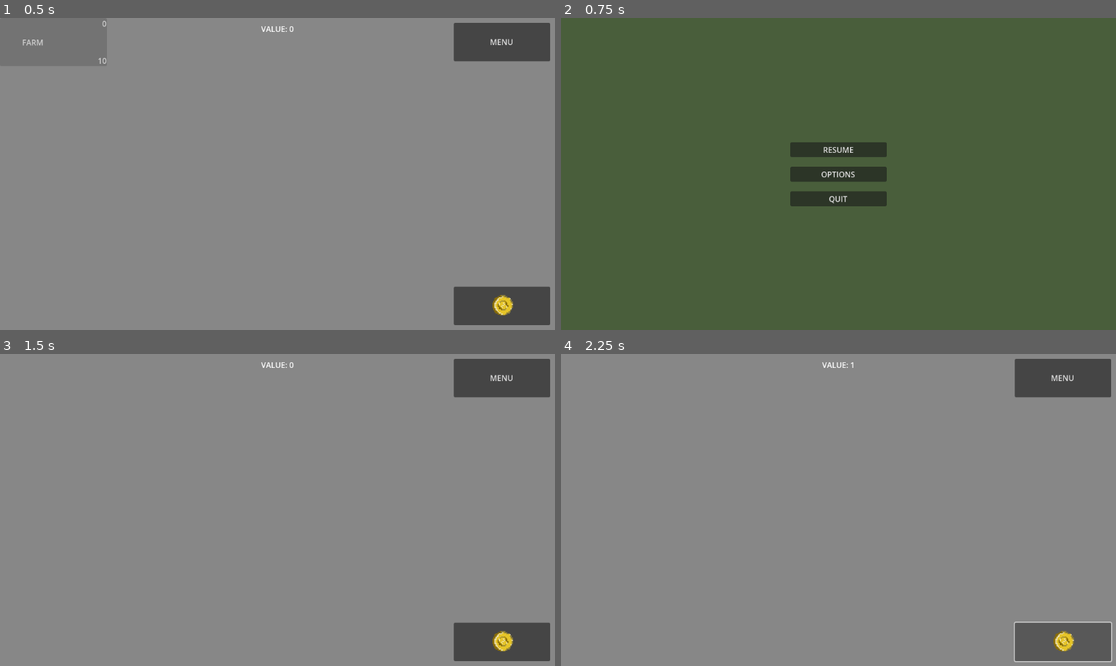
Above: before the commit, frames 1-4 (two rows, left to right).
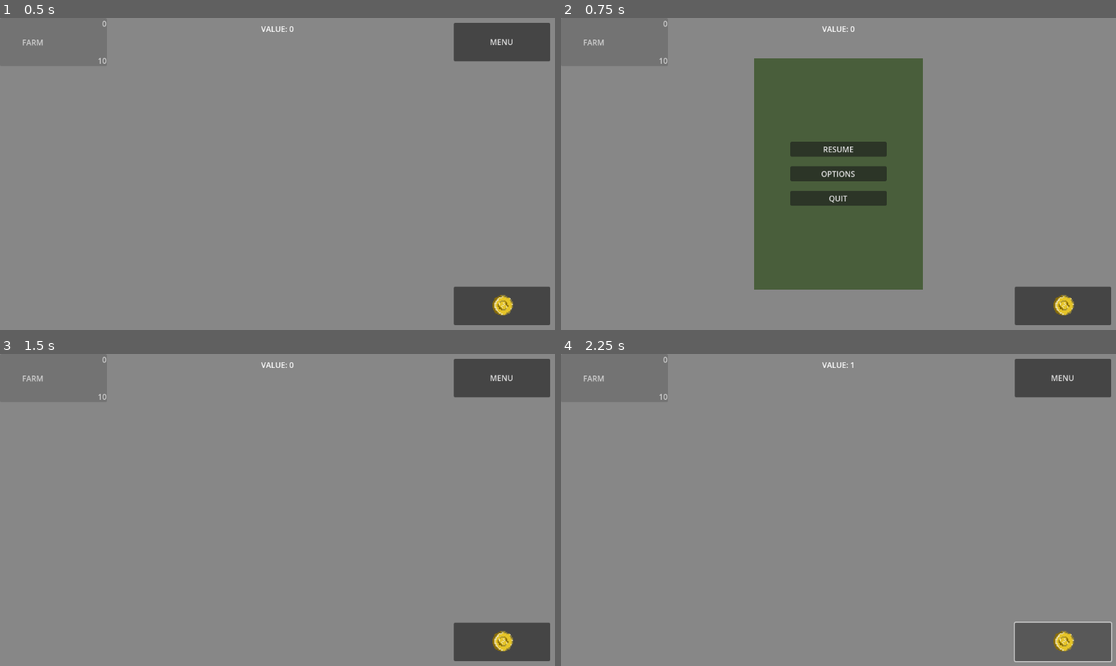
Above: after the commit, the same moments.

Repository: kakraatz/clicker-game
Game: Godot game, scene res://scenes/game.tscn
The game is run twice, just before and just after one commit, with the same random seed, the same clock (stepped at 60 frames per second) and the same inputs.
Inputs (mouse positions are in pixels of both pictures, inside the frame that each line leads up to):
- Up to frame 1 (0.5 s): no input
- Up to frame 2 (0.75 s): click "MENU" at 0.5 s
- Up to frame 3 (1.5 s): click "RESUME" at 1.25 s
- Up to frame 4 (2.25 s): click (1060, 641) at 2 s

Frame 1 is identical in both runs. In frame 2, 78% of the frame differs, in the area x 0-100%, y 0-100%; in frame 3, less than 0.1%; in frame 4, less than 0.1%.

Commit message:
Starting to work on options
Got basic sound sliders working

Diff:
--- /dev/null
+++ b/default_bus_layout.tres
@@ -0,0 +1,15 @@
+[gd_resource type="AudioBusLayout" format=3 uid="uid://dshfloi5c48hx"]
+
+[resource]
+bus/1/name = &"SFX"
+bus/1/solo = false
+bus/1/mute = false
+bus/1/bypass_fx = false
+bus/1/volume_db = 0.0
+bus/1/send = &"Master"
+bus/2/name = &"Music"
+bus/2/solo = false
+bus/2/mute = false
+bus/2/bypass_fx = false
+bus/2/volume_db = 0.0
+bus/2/send = &"Master"
--- a/global_scripts/audio_manager.gd
+++ b/global_scripts/audio_manager.gd
@@ -2,6 +2,10 @@
 
 var buildingButtonAudioStreamPlayer: AudioStreamPlayer
 var generateButtonAudioStreamPlayer: AudioStreamPlayer
+
+signal master_bus_volume_changed_signal
+signal sfx_bus_volume_changed_signal
+signal music_bus_volume_changed_signal
 
 func createAudioStreamPlayers():
 	var audioStreamPlayerArray = []
@@ -31,3 +35,15 @@
 
 func on_generate_button_pressed():
 	generateButtonAudioStreamPlayer.play(0.0)
+
+func change_master_audio_bus_volume(volume: float):
+	var master_bus_index: int =  AudioServer.get_bus_index("Master")
+	AudioServer.set_bus_volume_db(master_bus_index, linear_to_db(volume))
+
+func change_sfx_audio_bus_volume(volume: float):
+	var sfx_bus_index: int =  AudioServer.get_bus_index("SFX")
+	AudioServer.set_bus_volume_db(sfx_bus_index, linear_to_db(volume))
+
+func change_music_audio_bus_volume(volume: float):
+	var music_bus_index: int =  AudioServer.get_bus_index("Music")
+	AudioServer.set_bus_volume_db(music_bus_index, linear_to_db(volume))
--- a/scenes/BuildingManger.tscn
+++ b/scenes/BuildingManager.tscn
@@ -1,6 +1,6 @@
 [gd_scene load_steps=2 format=3 uid="uid://btxgpjbgcw4lp"]
 
-[ext_resource type="Script" uid="uid://023aw2y6vbht" path="res://scenes/building_manger.gd" id="1_5dmtu"]
+[ext_resource type="Script" uid="uid://023aw2y6vbht" path="res://scenes/building_manager.gd" id="1_5dmtu"]
 
 [node name="BuildingManger" type="Node"]
 script = ExtResource("1_5dmtu")
--- a/scenes/game.gd
+++ b/scenes/game.gd
@@ -1,4 +1,5 @@
 extends Node
+class_name Game
 
 signal quit_signal
 
@@ -6,7 +7,9 @@
 @onready var game_control_node: Control = $"."
 @onready var gold_value_label: Label = $ValueControl/Current_Value_Label
 @onready var menu_scene: PackedScene = preload("res://scenes/menu.tscn")
-@onready var building_manager_node: BuildingManager = $BuildingManger
+@onready var building_manager_node: BuildingManager = $BuildingManager
+@onready var menu_control: Control = $MenuControl
+@onready var menu_button_control: Control = $MenuButtonControl
 
 var flat_multiplier = 1.32
 var game_state_resource: GameStateTemplate = preload("res://resources/totals/game_state_resource.tres")
@@ -20,6 +23,7 @@
 	if !game_state_resource:
 		game_state_resource = preload("res://resources/totals/game_state_resource.tres")
 	quit_signal.connect(quitGame)
+
 	building_manager_node.connect("toggleVisibilitySignal", Callable(building_manager_node ,"toggleVisibilitySignal"))
 	cycle_interval.timeout.connect(run_tick)
 
@@ -46,21 +50,30 @@
 	var current_gold = game_state_resource.current_gold
 	game_state_resource.current_gold = current_gold + game_state_resource.current_tick_increment_value
 
-func toggle_building_ui_visability() -> void:
-	if game_control_node:
-		building_manager_node.emit_signal("toggleVisibilitySignal")
+func toggle_menu_button_visability() -> void:
+	if menu_button_control:
+		if menu_button_control.visible:
+			menu_button_control.visible = false
+		else:
+			menu_button_control.visible = true
 	else:
-		print('no node')
+		printerr('no menu control')
 
 func _on_menu_button_pressed() -> void:
 	if game_control_node:
-		toggle_building_ui_visability()
+		#toggle_building_ui_visability()
 		var menu = menu_scene.instantiate()
 		menu.game_started = true
 		menu.connect("quit_signal", quitGame)
-		game_control_node.add_child(menu)
+		menu.connect("resume_signal", resume_game)
+		if menu_control:
+			menu_control.add_child(menu)
+			toggle_menu_button_visability()
 	else:
-		print('no node')
+		printerr('no menu node')
+
+func resume_game():
+	toggle_menu_button_visability()
 
 func quitGame():
 	FileManager.save_game_state()
--- a/scenes/game.tscn
+++ b/scenes/game.tscn
@@ -1,7 +1,7 @@
 [gd_scene load_steps=4 format=3 uid="uid://ksm4jt1h5xce"]
 
 [ext_resource type="Script" uid="uid://delqcrtlseoea" path="res://scenes/game.gd" id="1_uwrxv"]
-[ext_resource type="PackedScene" uid="uid://btxgpjbgcw4lp" path="res://scenes/BuildingManger.tscn" id="2_yqjtg"]
+[ext_resource type="PackedScene" uid="uid://btxgpjbgcw4lp" path="res://scenes/BuildingManager.tscn" id="2_yqjtg"]
 [ext_resource type="Texture2D" uid="uid://bm488ro4ql6db" path="res://assets/sprites/gold_coin.png" id="3_lnu2h"]
 
 [node name="Game" type="Control"]
@@ -13,7 +13,7 @@
 grow_vertical = 2
 script = ExtResource("1_uwrxv")
 
-[node name="BuildingManger" parent="." instance=ExtResource("2_yqjtg")]
+[node name="BuildingManager" parent="." instance=ExtResource("2_yqjtg")]
 
 [node name="ColorRect" type="ColorRect" parent="."]
 layout_mode = 1
@@ -27,7 +27,7 @@
 [node name="Cycle_Interval" type="Timer" parent="."]
 autostart = true
 
-[node name="MenuControl" type="Control" parent="."]
+[node name="MenuButtonControl" type="Control" parent="."]
 custom_minimum_size = Vector2(220, 100)
 layout_mode = 1
 anchors_preset = 1
@@ -37,7 +37,7 @@
 offset_bottom = 100.0
 grow_horizontal = 0
 
-[node name="MenuButton" type="Button" parent="MenuControl"]
+[node name="MenuButton" type="Button" parent="MenuButtonControl"]
 layout_mode = 1
 anchors_preset = 8
 anchor_left = 0.5
@@ -109,6 +109,20 @@
 text = "Value: "
 horizontal_alignment = 1
 
-[connection signal="toggleVisibilitySignal" from="BuildingManger" to="." method="_on_building_manger_toggle_visibility_signal"]
-[connection signal="pressed" from="MenuControl/MenuButton" to="." method="_on_menu_button_pressed"]
+[node name="MenuControl" type="Control" parent="."]
+custom_minimum_size = Vector2(350, 350)
+layout_mode = 1
+anchor_left = 0.5
+anchor_top = 0.4
+anchor_right = 0.5
+anchor_bottom = 0.6
+offset_left = -175.0
+offset_top = -175.0
+offset_right = 175.0
+offset_bottom = 175.0
+grow_horizontal = 2
+grow_vertical = 2
+
+[connection signal="toggleVisibilitySignal" from="BuildingManager" to="." method="_on_building_manger_toggle_visibility_signal"]
+[connection signal="pressed" from="MenuButtonControl/MenuButton" to="." method="_on_menu_button_pressed"]
 [connection signal="pressed" from="GenerateControl/GenerateButton" to="." method="_on_generate_value_button_pressed"]
--- a/scenes/menu.gd
+++ b/scenes/menu.gd
@@ -3,28 +3,29 @@
 class_name GameMenu
 
 signal quit_signal
+signal resume_signal
 
-@onready var startButton = $Button_Manager/GridContainer/Start_Button
+@onready var options_menu_scene: PackedScene = preload("res://scenes/option_menu.tscn")
+@onready var menu_scene: GameMenu = $"."
+
 var game_started = false
 
 # Called when the node enters the scene tree for the first time.
 func _ready() -> void:
-	if game_started:
-		startButton.text = 'RESUME'
+	pass
 
 # Called every frame. 'delta' is the elapsed time since the previous frame.
 func _process(delta: float) -> void:
 	pass
 
-func _on_start_button_pressed() -> void:
-	if (!game_started):
-		get_tree().change_scene_to_file("res://scenes/game.tscn")
-	else:
-		queue_free()
-
 func _on_options_button_pressed() -> void:
-	pass # Replace with function body.
+	var options_menu_scene_instance = options_menu_scene.instantiate()
+	menu_scene.add_child(options_menu_scene_instance)
 
 func _on_quit_button_pressed() -> void:
 	quit_signal.emit()
 	get_tree().quit()
+
+func _on_resume_button_pressed() -> void:
+	resume_signal.emit()
+	queue_free()
--- a/scenes/menu.tscn
+++ b/scenes/menu.tscn
@@ -45,10 +45,10 @@
 theme_override_constants/h_separation = 9
 theme_override_constants/v_separation = 20
 
-[node name="Start_Button" type="Button" parent="Button_Manager/GridContainer"]
+[node name="Resume_Button" type="Button" parent="Button_Manager/GridContainer"]
 layout_mode = 2
 size_flags_horizontal = 3
-text = "START"
+text = "RESUME"
 
 [node name="Options_Button" type="Button" parent="Button_Manager/GridContainer"]
 layout_mode = 2
@@ -60,6 +60,6 @@
 size_flags_horizontal = 3
 text = "QUIT"
 
-[connection signal="pressed" from="Button_Manager/GridContainer/Start_Button" to="." method="_on_start_button_pressed"]
+[connection signal="pressed" from="Button_Manager/GridContainer/Resume_Button" to="." method="_on_resume_button_pressed"]
 [connection signal="pressed" from="Button_Manager/GridContainer/Options_Button" to="." method="_on_options_button_pressed"]
 [connection signal="pressed" from="Button_Manager/GridContainer/Quit_Button" to="." method="_on_quit_button_pressed"]
--- /dev/null
+++ b/scenes/option_menu.gd
@@ -0,0 +1,17 @@
+extends Control
+class_name OptionMenu
+
+func _ready() -> void:
+	AudioManager.connect("master_bus_volume_changed_signal", Callable(AudioManager ,"change_master_audio_bus_volume"))
+
+func _on_master_volume_slider_value_changed(value: float) -> void:
+	AudioManager.master_bus_volume_changed_signal.emit(value)
+
+func _on_sfx_volume_slider_value_changed(value: float) -> void:
+	AudioManager.sfx_bus_volume_changed_signal.emit(value)
+
+func _on_music_volume_slider_value_changed(value: float) -> void:
+	AudioManager.music_bus_volume_changed_signal.emit(value)
+
+func _on_back_button_pressed() -> void:
+	queue_free()
--- /dev/null
+++ b/scenes/option_menu.tscn
@@ -0,0 +1,133 @@
+[gd_scene load_steps=2 format=3 uid="uid://d0d8cs50ylgei"]
+
+[ext_resource type="Script" uid="uid://dkanoyb1hbqfb" path="res://scenes/option_menu.gd" id="1_hecwe"]
+
+[node name="OptionMenu" type="Control"]
+layout_mode = 3
+anchors_preset = 15
+anchor_right = 1.0
+anchor_bottom = 1.0
+grow_horizontal = 2
+grow_vertical = 2
+script = ExtResource("1_hecwe")
+
+[node name="ColorRect" type="ColorRect" parent="."]
+layout_mode = 1
+anchors_preset = 15
+anchor_right = 1.0
+anchor_bottom = 1.0
+grow_horizontal = 2
+grow_vertical = 2
+color = Color(0.50752926, 0.31034768, 0.17799294, 1)
+
+[node name="OptionsButtonControl" type="Control" parent="."]
+layout_mode = 1
+anchors_preset = 15
+anchor_right = 1.0
+anchor_bottom = 1.0
+grow_horizontal = 2
+grow_vertical = 2
+
+[node name="ScrollContainer" type="ScrollContainer" parent="OptionsButtonControl"]
+custom_minimum_size = Vector2(300, 0)
+layout_mode = 1
+anchors_preset = 13
+anchor_left = 0.5
+anchor_right = 0.5
+anchor_bottom = 1.0
+grow_horizontal = 2
+grow_vertical = 2
+
+[node name="MarginContainer" type="MarginContainer" parent="OptionsButtonControl/ScrollContainer"]
+layout_mode = 2
+size_flags_horizontal = 3
+size_flags_vertical = 3
+theme_override_constants/margin_top = 20
+theme_override_constants/margin_bottom = 20
+
+[node name="VBoxContainer" type="VBoxContainer" parent="OptionsButtonControl/ScrollContainer/MarginContainer"]
+layout_mode = 2
+size_flags_horizontal = 3
+size_flags_vertical = 3
+theme_override_constants/separation = 20
+
+[node name="MasterVolumeControl" type="Control" parent="OptionsButtonControl/ScrollContainer/MarginContainer/VBoxContainer"]
+custom_minimum_size = Vector2(0, 50)
+layout_mode = 2
+
+[node name="MasterVolumeSliderLabel" type="Label" parent="OptionsButtonControl/ScrollContainer/MarginContainer/VBoxContainer/MasterVolumeControl"]
+layout_mode = 1
+offset_right = 134.0
+offset_bottom = 23.0
+text = "MASTER VOLUME"
+
+[node name="MasterVolumeSlider" type="HSlider" parent="OptionsButtonControl/ScrollContainer/MarginContainer/VBoxContainer/MasterVolumeControl"]
+layout_mode = 1
+anchors_preset = 12
+anchor_top = 1.0
+anchor_right = 1.0
+anchor_bottom = 1.0
+offset_top = -16.0
+grow_horizontal = 2
+grow_vertical = 0
+tooltip_text = "Master Volume Setting"
+max_value = 1.5
+step = 0.001
+value = 1.5
+
+[node name="SFXVolumeControl2" type="Control" parent="OptionsButtonControl/ScrollContainer/MarginContainer/VBoxContainer"]
+custom_minimum_size = Vector2(0, 50)
+layout_mode = 2
+
+[node name="SFXVolumeSliderLabel" type="Label" parent="OptionsButtonControl/ScrollContainer/MarginContainer/VBoxContainer/SFXVolumeControl2"]
+layout_mode = 1
+offset_right = 134.0
+offset_bottom = 23.0
+text = "SFX VOLUME"
+
+[node name="SFXVolumeSlider" type="HSlider" parent="OptionsButtonControl/ScrollContainer/MarginContainer/VBoxContainer/SFXVolumeControl2"]
+layout_mode = 1
+anchors_preset = 12
+anchor_top = 1.0
+anchor_right = 1.0
+anchor_bottom = 1.0
+offset_top = -16.0
+grow_horizontal = 2
+grow_vertical = 0
+tooltip_text = "SFX Volume Setting"
+max_value = 1.5
+step = 0.001
+value = 1.5
+
+[node name="MusicVolumeControl2" type="Control" parent="OptionsButtonControl/ScrollContainer/MarginContainer/VBoxContainer"]
+custom_minimum_size = Vector2(0, 50)
+layout_mode = 2
+
+[node name="MusicVolumeSliderLabel" type="Label" parent="OptionsButtonControl/ScrollContainer/MarginContainer/VBoxContainer/MusicVolumeControl2"]
+layout_mode = 1
+offset_right = 134.0
+offset_bottom = 23.0
+text = "MUSIC VOLUME"
+
+[node name="MusicVolumeSlider" type="HSlider" parent="OptionsButtonControl/ScrollContainer/MarginContainer/VBoxContainer/MusicVolumeControl2"]
+layout_mode = 1
+anchors_preset = 12
+anchor_top = 1.0
+anchor_right = 1.0
+anchor_bottom = 1.0
+offset_top = -16.0
+grow_horizontal = 2
+grow_vertical = 0
+tooltip_text = "Music Volume Setting"
+max_value = 1.5
+step = 0.001
+value = 1.5
+
+[node name="BackButton" type="Button" parent="OptionsButtonControl/ScrollContainer/MarginContainer/VBoxContainer"]
+layout_mode = 2
+text = "BACK"
+
+[connection signal="value_changed" from="OptionsButtonControl/ScrollContainer/MarginContainer/VBoxContainer/MasterVolumeControl/MasterVolumeSlider" to="." method="_on_master_volume_slider_value_changed"]
+[connection signal="value_changed" from="OptionsButtonControl/ScrollContainer/MarginContainer/VBoxContainer/SFXVolumeControl2/SFXVolumeSlider" to="." method="_on_sfx_volume_slider_value_changed"]
+[connection signal="value_changed" from="OptionsButtonControl/ScrollContainer/MarginContainer/VBoxContainer/MusicVolumeControl2/MusicVolumeSlider" to="." method="_on_music_volume_slider_value_changed"]
+[connection signal="pressed" from="OptionsButtonControl/ScrollContainer/MarginContainer/VBoxContainer/BackButton" to="." method="_on_back_button_pressed"]
Not shown, changed: TODO.txt
Renamed: scenes/building_manger.gd -> scenes/building_manager.gd
Renamed: scenes/building_manger.gd.uid -> scenes/building_manager.gd.uid
Not shown, added: scenes/option_menu.gd.uid
